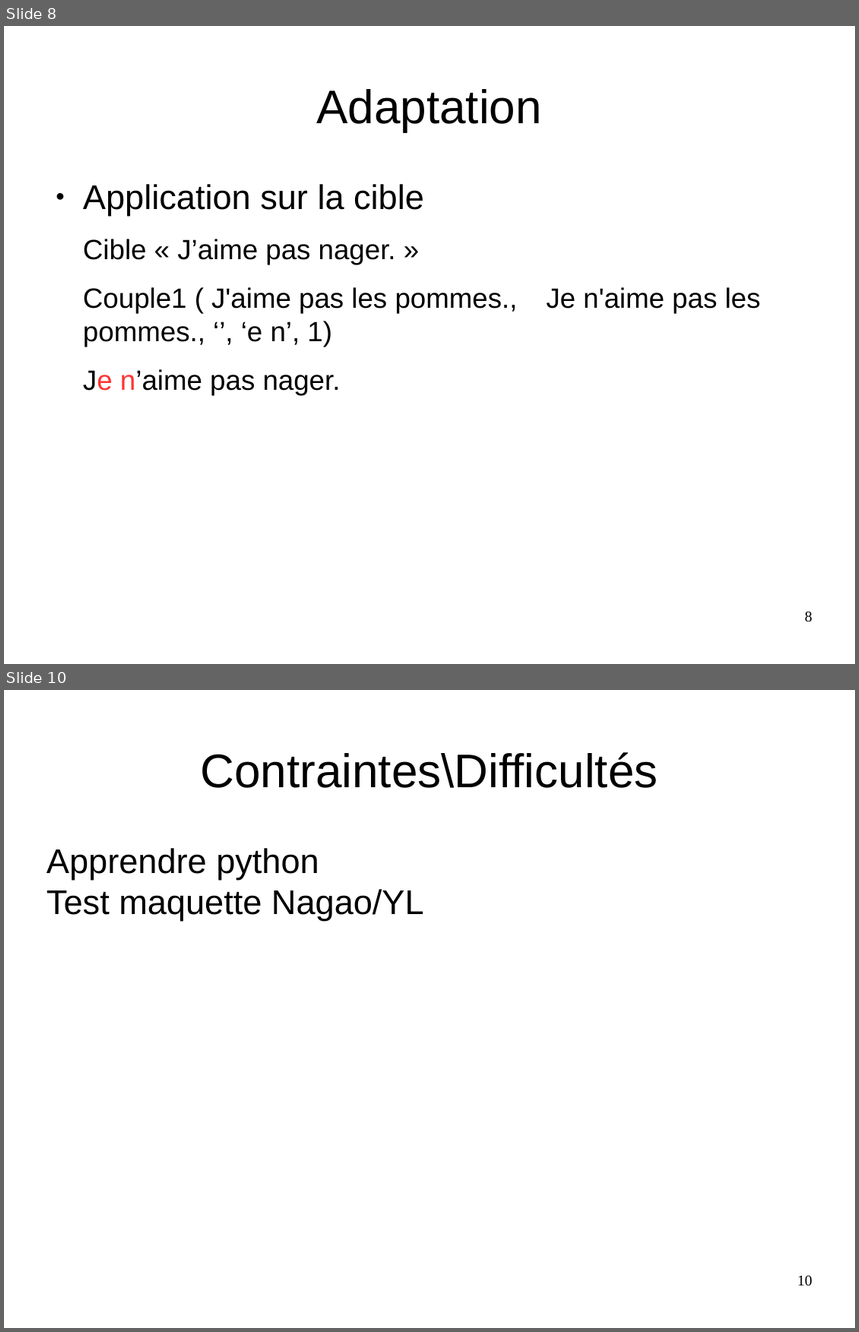
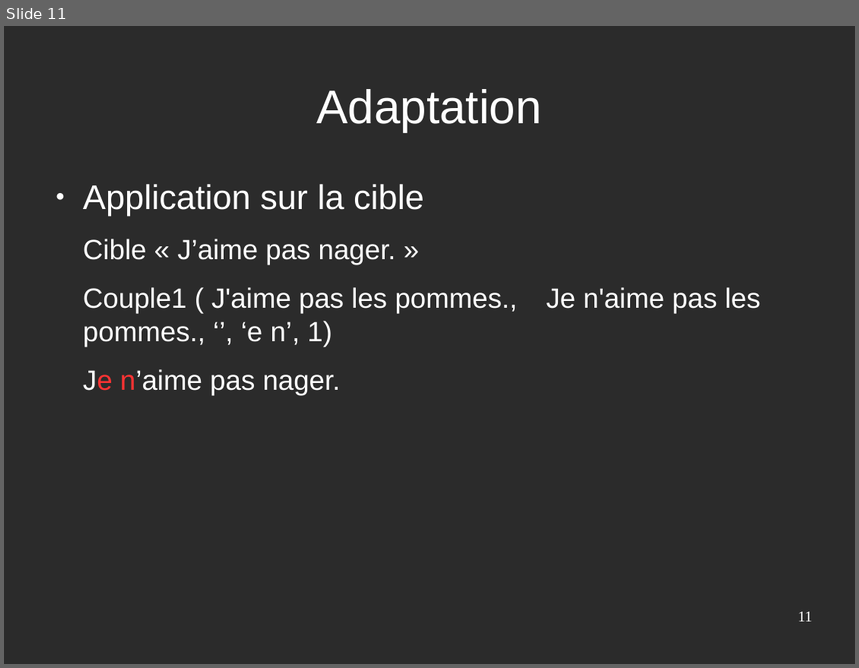
Before and after one commit to Sle3pingForest/StageL3, a slide deck: RapportAndre/pres.odp. Shown one above the other, each under a label of ours: slides 8 and 10 before the commit, slide 11 after it; the slides between them are not shown. The pictures are 859x1332 and 859x668 pixels, drawn with LibreOffice and Linux fonts; fonts in the diff are those of the drawing; background and template pictures are left out; a plain dark background stands for a picture behind light text. Boxes give left, top, right and bottom in pixels: in the first picture for what was removed or moved away, otherwise in the second. Text is boxed around its words. In the diff, an @@ line names an element or a change of style, - is before the commit and + after.

```diff
--- a/RapportAndre/pres.odp
+++ b/RapportAndre/pres.odp
@@ slide 10 removed at bbox=[4, 690, 855, 1328], background #FFFFFF @@
@@ title removed at bbox=[200, 752, 658, 788] @@
-Contraintes\Difficultés
@@ subtitle removed at bbox=[47, 848, 424, 921] @@
-Apprendre python
-Test maquette Nagao/YL
@@ page number removed at bbox=[797, 1276, 813, 1287] @@
-10
@@ what was slide 8 is now slide 11 @@
@@ slide 11 changed as well @@
@@ background #FFFFFF to picture (left out) @@
@@ title "Adaptation" at bbox=[316, 89, 542, 132]: text colour #000000 to #FFFFFF @@
@@ text "Application sur la cible" at bbox=[83, 184, 717, 395]: text colour #000000 to #FFFFFF; bullet colour #000000 to #FFFFFF @@
@@ page number at bbox=[798, 612, 813, 622]: text changed; text colour #000000 to #FFFFFF @@
-8
+11
```
Also in this commit, not shown: 7 other slides changed, 3 slides added, 1 other slide removed, 2 other files.
